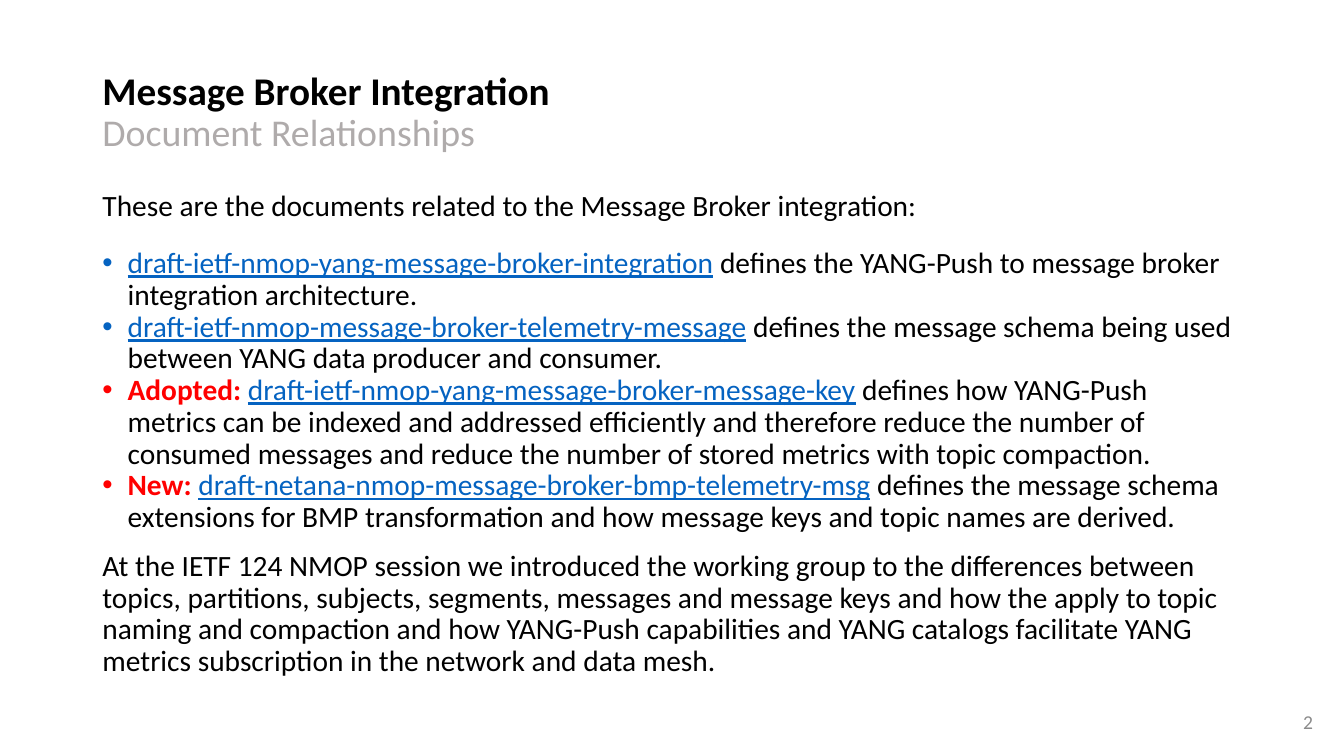
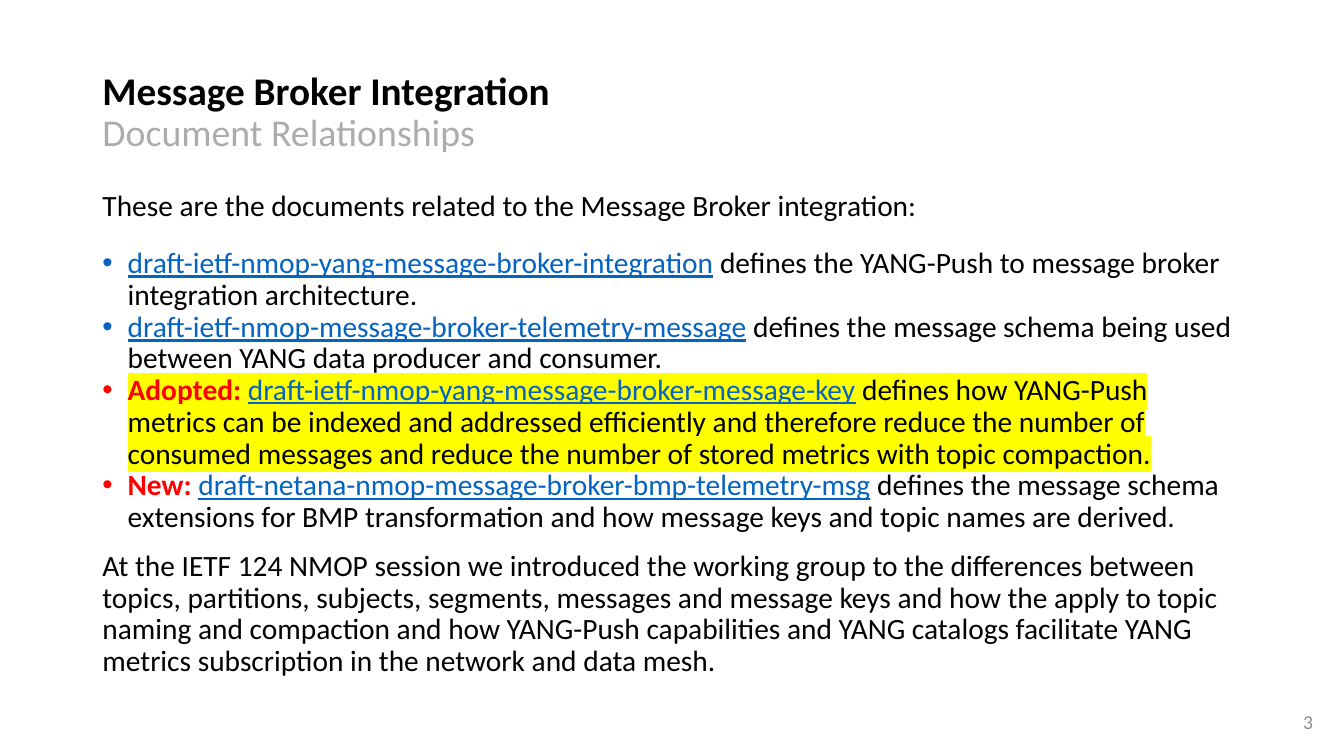
Before and after one commit to network-analytics/ietf-network-analytics-document-status, a slide deck: slide 3 of 125/NMOP/draft-ietf-nmop-yang-message-broker-message-key-01.pptx (slide 2 before the commit). Drawn at 1344x756 pixels with LibreOffice and Linux fonts; fonts in the diff are those of the drawing. Boxes give left, top, right and bottom in pixels: in the first picture for what was removed or moved away, otherwise in the second. Text is boxed around its words. In the diff, an @@ line names an element or a change of style, - is before the commit and + after.

```diff
--- a/125/NMOP/draft-ietf-nmop-yang-message-broker-message-key-01.pptx
+++ b/125/NMOP/draft-ietf-nmop-yang-message-broker-message-key-01.pptx
@@ text at [128, 379, 1151, 469]: highlight none to #FFFF00 in "Adopted: draft-ietf-nmop-yang-message-broker-message-key def ..." @@
@@ page number at [1303, 716, 1313, 729]: text changed @@
-2
+3
```
Also in this commit, not shown: 3 other slides changed, 1 other file.
